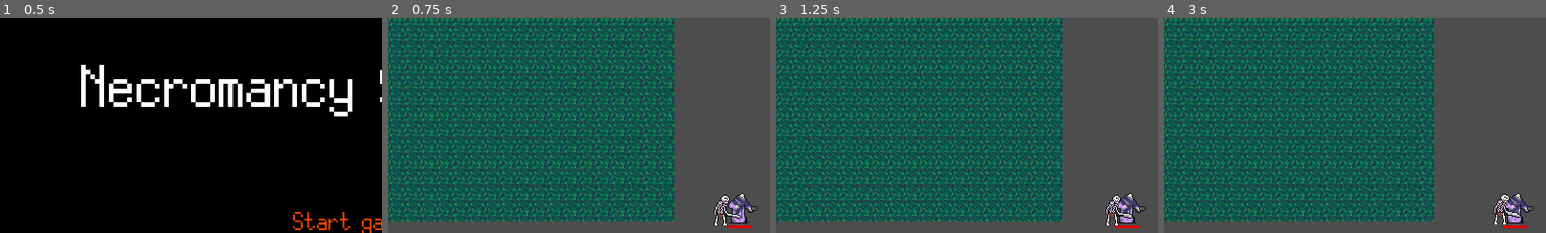
Above: before the commit, frames 1-4 (left to right).
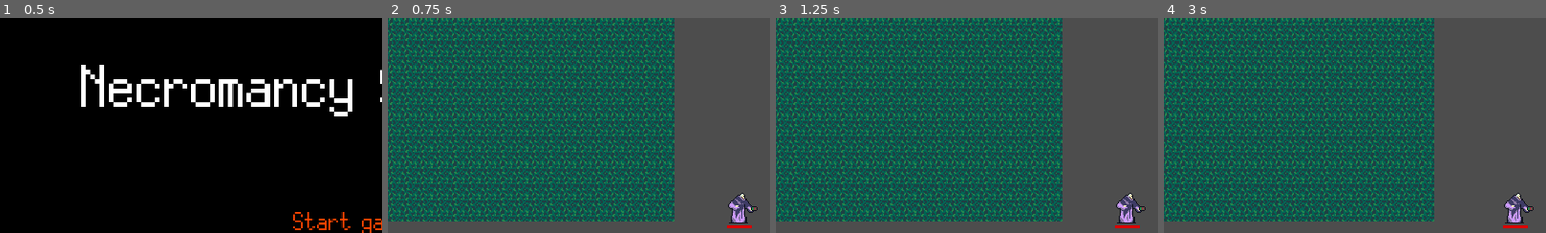
Above: after the commit, the same moments.

Repository: GORR174/LD55-summoning
Game: Godot game, scene res://scenes/Menu.tscn
Two runs of this game, one before a commit and one after it. Both use one fixed random seed, a clock stepped at 60 frames per second and the inputs below.
Inputs (mouse positions are % of the whole screen's width and height, from its top left):
- Up to frame 1 (0.5 s): no input
- Up to frame 2 (0.75 s): click "Start game" at 0.5 s
- Up to frame 3 (1.25 s): no input
- Up to frame 4 (3 s): tap Enter at 1.25, 2.75 s; drag from (50, 50) to (60, 28) at 1.27 s; tap Space at 2 s; drag from (30, 55) to (45, 70) at 2.02 s; move the mouse to (60, 28) at 2.77 s; hold Right (right) from 2.78 s (still down); tap Tab at 2.85 s
The pictures show only the part of the screen within x 4-54%, y 7-57%; the shares and areas given below are measured in that part.

Frame 1 is identical in both runs. In frame 2, 0.4% of the frame differs, in the area x 85-93%, y 82-97%; in frame 3, 0.4%; in frame 4, 0.4%.

Commit message:
Skeleton spawning

Diff:
--- a/prefabs/enemy/Enemy.tscn
+++ b/prefabs/enemy/Enemy.tscn
@@ -13,7 +13,6 @@
 
 [node name="Enemy" type="CharacterBody2D" groups=["enemy"]]
 z_index = 10
-y_sort_enabled = true
 collision_layer = 8
 collision_mask = 9
 collision_priority = 10.0
--- a/prefabs/player/player.tscn
+++ b/prefabs/player/player.tscn
@@ -10,6 +10,7 @@
 [ext_resource type="Script" path="res://scripts/player/HealingSystem.gd" id="6_v8us8"]
 [ext_resource type="Script" path="res://scripts/DamageArea.gd" id="7_k8ggn"]
 [ext_resource type="AudioStream" uid="uid://c7ossq2huyk1c" path="res://audio/Hit_Hurt.wav" id="9_bbmm0"]
+[ext_resource type="Script" path="res://scripts/player/SkeletonMastery.gd" id="11_tft0n"]
 
 [sub_resource type="RectangleShape2D" id="RectangleShape2D_annlu"]
 size = Vector2(33, 38)
@@ -150,6 +151,12 @@
 max_polyphony = 4
 
 [node name="SkeletonMastery" type="Node2D" parent="."]
+script = ExtResource("11_tft0n")
+
+[node name="Timer" type="Timer" parent="SkeletonMastery"]
+wait_time = 3.0
+autostart = true
 
 [connection signal="on_death" from="HealthSystem" to="." method="_on_death"]
 [connection signal="timeout" from="DamageArea/DamageTimer" to="DamageArea" method="damage"]
+[connection signal="timeout" from="SkeletonMastery/Timer" to="SkeletonMastery" method="_on_timer_timeout"]
--- a/prefabs/skeleton/Skeleton.tscn
+++ b/prefabs/skeleton/Skeleton.tscn
@@ -15,7 +15,7 @@
 [sub_resource type="CircleShape2D" id="CircleShape2D_67bhv"]
 radius = 12.0416
 
-[node name="Skeleton" type="CharacterBody2D"]
+[node name="Skeleton" type="CharacterBody2D" groups=["skeleton"]]
 collision_layer = 16
 collision_mask = 17
 script = ExtResource("1_nagkk")
--- a/scenes/GameScene.tscn
+++ b/scenes/GameScene.tscn
@@ -1,10 +1,9 @@
-[gd_scene load_steps=7 format=3 uid="uid://badas10xywsbd"]
+[gd_scene load_steps=6 format=3 uid="uid://badas10xywsbd"]
 
 [ext_resource type="PackedScene" uid="uid://dfi5pg8cyxsd5" path="res://prefabs/player/player.tscn" id="1_erj3u"]
 [ext_resource type="Script" path="res://scripts/GameScene/GameScene.gd" id="1_ghtyx"]
 [ext_resource type="Shader" path="res://shaders/white_blink.gdshader" id="3_t1dwj"]
 [ext_resource type="TileSet" uid="uid://cphn4c71ft87v" path="res://tileset/ground.tres" id="3_wsq4y"]
-[ext_resource type="PackedScene" uid="uid://b65lmwvbfyi27" path="res://prefabs/skeleton/Skeleton.tscn" id="5_6co4h"]
 
 [sub_resource type="ShaderMaterial" id="ShaderMaterial_hpxd7"]
 resource_local_to_scene = true
@@ -35,7 +34,4 @@
 wait_time = 5.0
 autostart = true
 
-[node name="Skeleton" parent="." instance=ExtResource("5_6co4h")]
-position = Vector2(2047, 2017)
-
 [connection signal="timeout" from="EnemySpawnTimer" to="." method="spawn_enemy"]
--- a/scripts/Global.gd
+++ b/scripts/Global.gd
@@ -9,3 +9,12 @@
 var enemies: Array
 
 var enemy_spawner: Node2D
+
+
+func pick_bones():
+	if bones.size() > 0:
+		var bone = bones[randi() % bones.size()]
+		var pos = bone.global_position
+		bone.remove()
+		return pos
+	return null
--- a/scripts/enemy/EnemyAI.gd
+++ b/scripts/enemy/EnemyAI.gd
@@ -1,7 +1,7 @@
 extends CharacterBody2D
 
 
-var speed = 50 + randf_range(-10, 80)
+var speed = 50 + randf_range(-10, 50)
 var flip_range = randf_range(2, 20)
 
 @export var damage: int = 5
--- /dev/null
+++ b/scripts/player/SkeletonMastery.gd
@@ -0,0 +1,16 @@
+extends Node2D
+
+
+@onready var skeleton = preload("res://prefabs/skeleton/Skeleton.tscn")
+
+var max_num = 2
+
+
+func _on_timer_timeout():
+	if get_tree().get_nodes_in_group("skeleton").size() < max_num:
+		var bones_position = Global.pick_bones()
+		if bones_position == null:
+			return
+		var skeleton = skeleton.instantiate()
+		skeleton.position = bones_position
+		Global.game_ref.add_child(skeleton)
--- a/scripts/summonings/Skeleton.gd
+++ b/scripts/summonings/Skeleton.gd
@@ -3,17 +3,17 @@
 
 @onready var sprite = $Sprite
 
-var speed = 350
+var speed = 300 + randf_range(-10, 50)
 var target: Node2D
 
 var damage: int = 1
 
 func _physics_process(delta):
+#	I hate myself for this code :P
 	if target == Global.player_ref:
 		target = null
 	if target == null:
 		target = find_target()
-		print(str(target) + " " + str(Global.enemies))
 		if target == null:
 			target = Global.player_ref
 	velocity = (target.position - position).normalized() * speed
Not shown: 1 places in prefabs/player/player.tscn that only renumber resources
